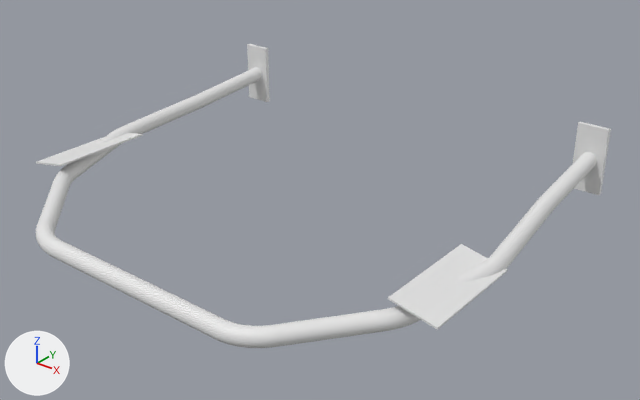
The OBJ model models/barra_int_l200_armada.obj as it was, and as the next commit left it.
Before and after are seen from a 50 mm lens placed at (1490.0, -2304.0, 996.0), pointed at (94.0, -559.0, -85.0). The axes (+X, +Y, +Z) are drawn at lower left. The lights are the same throughout. The older version comes first. Where no turn or scale is listed for an object, it has been applied to the vertices.

In view in the first picture: 'marco', 'orejas', 'placas_base'.
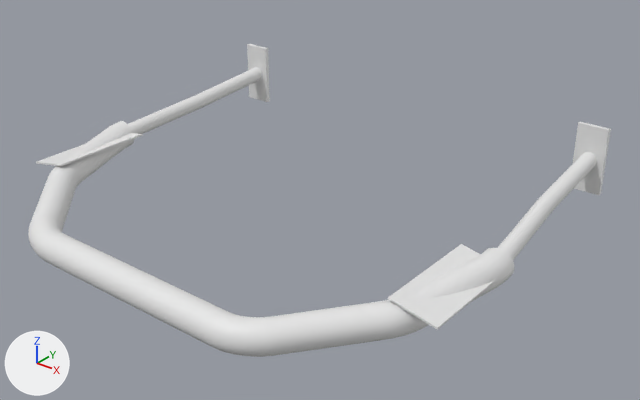
What differs and where, as boxes [x1, y1, x2, y2] in the pictures (640 x 400 px):
'funda_acolchada', added: after [28, 121, 514, 357]
'marco', unchanged, covered by the edit: before [36, 67, 597, 348]; after [128, 67, 597, 260]

The change, as a diff of the scene's bpy script:
```diff
--- a/models/barra_int_l200_armada.obj.py
+++ b/models/barra_int_l200_armada.obj.py
@@ me_funda_acolchada @@
+me_funda_acolchada.from_pydata(...)  # 7562 vertices, 15120 faces; spans x -715.0..715.0, y -1202.0..-600.0, z -157.0..-18.0
@@ ob_funda_acolchada @@
+ob_funda_acolchada = bpy.data.objects.new('funda_acolchada', me_funda_acolchada)
+ob_funda_acolchada.location = (0.0, 0.0, 0.0)
```
